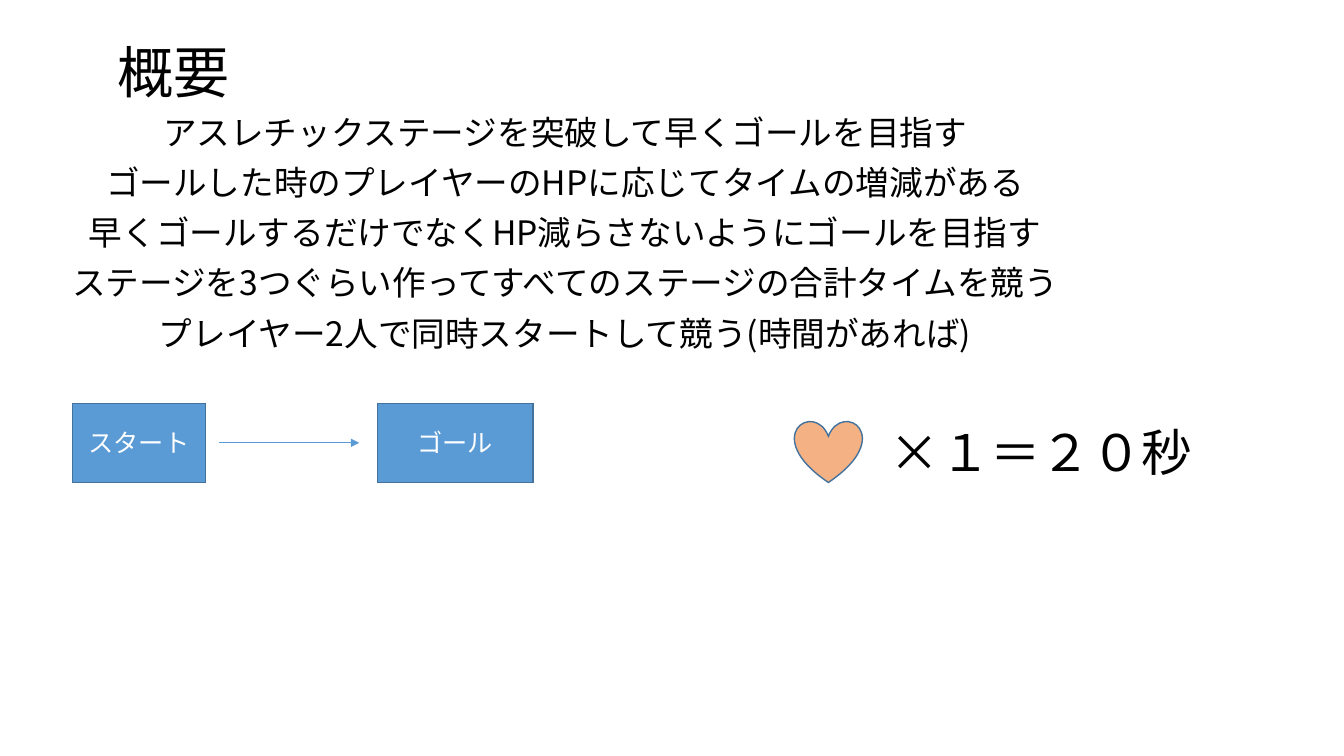
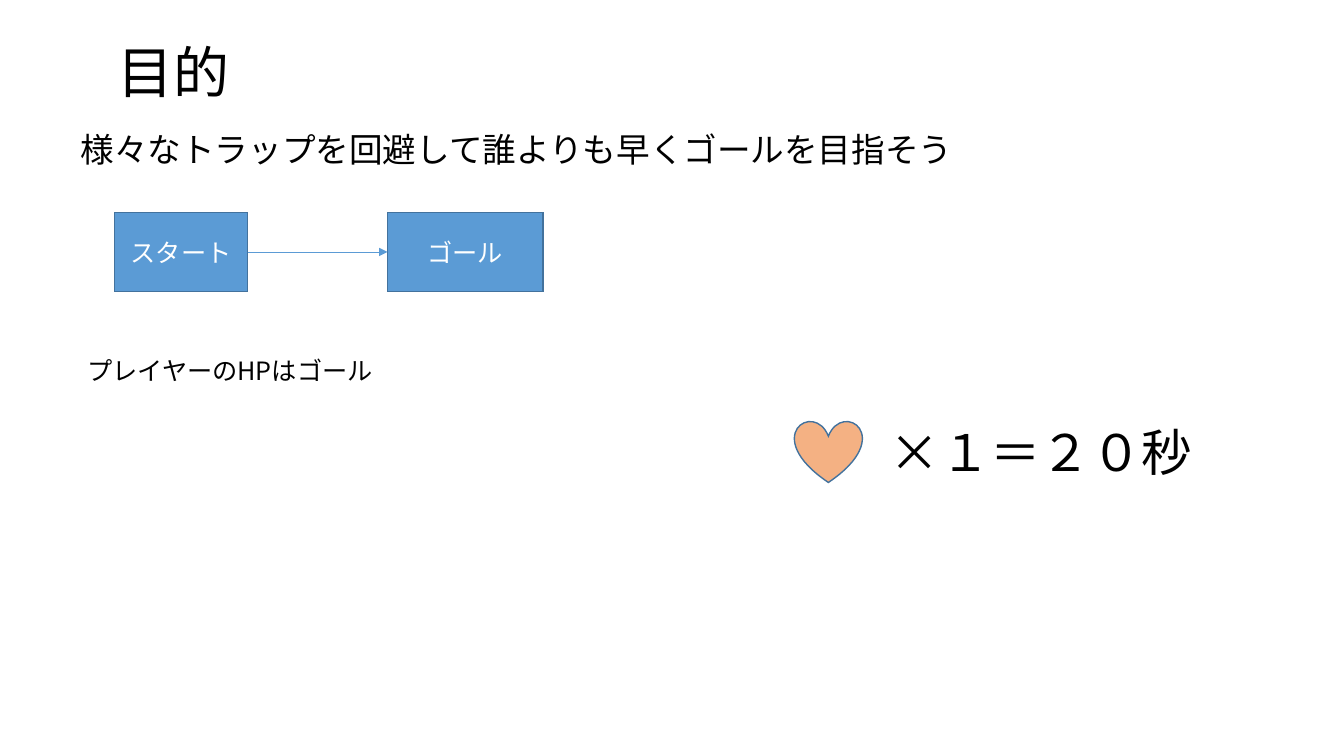
Before and after one commit to rinne-9029/Action1, a slide deck: slide 2 of 個人製作(テーマ・LIFE).pptx. Drawn at 1344x756 pixels with LibreOffice and Linux fonts; fonts in the diff are those of the drawing. Boxes give left, top, right and bottom in pixels: in the first picture for what was removed or moved away, otherwise in the second. Text is boxed around its words. In the diff, an @@ line names an element or a change of style, - is before the commit and + after.

```diff
--- a/個人製作(テーマ・LIFE).pptx
+++ b/個人製作(テーマ・LIFE).pptx
@@ title at <box>118,46,230,97</box>: text changed @@
-概要
+目的
@@ subtitle at <box>80,133,952,165</box>: text changed @@
-アスレチックステージを突破して早くゴールを目指す
-ゴールした時のプレイヤーのHPに応じてタイムの増減がある
-早くゴールするだけでなくHP減らさないようにゴールを目指す
-ステージを3つぐらい作ってすべてのステージの合計タイムを競う
-プレイヤー2人で同時スタートして競う(時間があれば)
+様々なトラップを回避して誰よりも早くゴールを目指そう
@@ rectangle "スタート": place and size @@
-rectangle "スタート" at <box>73,403,206,483</box>
+rectangle "スタート" at <box>115,213,248,292</box>
@@ rectangle "ゴール": place and size @@
-rectangle "ゴール" at <box>377,403,532,483</box>
+rectangle "ゴール" at <box>387,213,542,292</box>
@@ arrow moved from (219, 443) - (359, 443) to (248, 252) - (387, 252) @@
@@ text added at <box>87,358,373,381</box>, 18 pt, text #000000 @@
+プレイヤーのHPはゴール
```
Also in this commit, not shown: 1 slide added, 1 slide removed, 16 other files.
